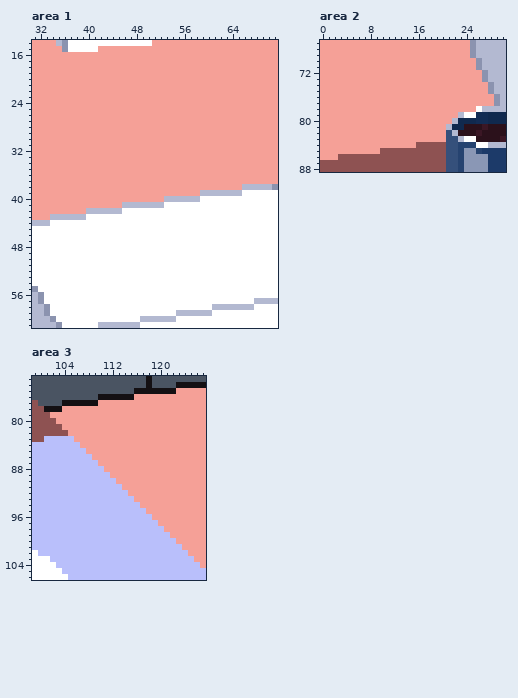
Pixel-art file, stored at Jun_2021/Breakfast.aseprite. Above is the file before it was changed.
128x128 pixels, 1 frame. Colours within 5 levels of each other are drawn and written as one. Shown: area 1: x 31..71, y 14..61; area 2: x 0..30, y 67..88; area 3: x 99..127, y 73..106.
The same view after the edit:
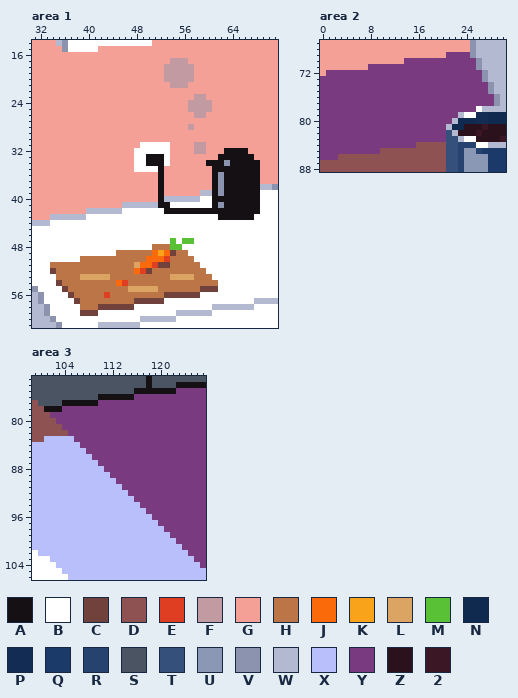
Palette (. is transparent): A #141013  B #ffffff  C #71413b  D #8e5252  E #df3e23  F #c29aa2  G #f5a097  H #bb7547  J #fa6a0a  K #f9a31b  L #dba463  M #59c135  N #10294e  P #122c54  Q #1c3a69  R #264370  S #4a5462  T #35507b  U #8a97b5  V #8b93af  W #b3b9d1  X #b9bffb  Y #793a80  Z #2b111b  2 #3b1725
Changes in this commit:
layer "Floor" added
layer "Plug" added
layer "Board" added
layer "Carrot" added
layer "Kettle" added
Changed rows in their new state; - is an unchanged pixel.
Area 1:
first column x 48:
17 ------FFF------------
18 -----FFFFF-----------
19 -----FFFFF-----------
20 -----FFFFF-----------
21 ------FFF------------
23 ----------FF---------
24 ---------FFFF--------
25 ---------FFFF--------
26 ----------FF---------
28 ---------F-----------
31 -BBBBB----FF---------
32 BBBBBB----FF---AAAA--
33 BBAAAB--------AAAAAA-
34 BBAAAB------AAAVAAAAA
35 BBBBA--------AAAAAAAA
36 ----A--------AVAAAAAA
37 ----A--------AVAAAAAA
38 ----A--------AVAAAAAA
39 ----A--------AVAAAAAA
40 ----A--------AAAAAAAA
41 ----AA-------AVAAAAAA
42 -----AAAAAAAAAAAAAAAA
43 --------------AAAAAA-
first column x 34:
47 --------------------M-MM----
48 -----------------HHHMM------
49 -----------HHHHHHJKJCHH-----
50 -----HHHHHHHHHHHJJJEHHHH----
51 HHHHHHHHHHHHHHLJJECCHHHHH---
52 CHHHHHHHHHHHHHJECHHHHHHHHH--
53 -HHHHLLLLLHHHHHHHHHHLLLLHHH-
54 -CHHHHHHHHHJEHHHHHHHHHHHHHHH
55 --CHHHHHHHHHHLLLLLHHHHHHHCCC
56 ---CHHHHHEHHHHHHHHHCCCCCC---
57 ----CHHHHHHHHHCCCCC---------
58 -----HHHCCCCCC--------------
59 -----CCC--------------------
Area 2, layer "Floor":
first column x 0:
69 ---------------------YYYY----
70 --------------YYYYYYYYYYYY---
71 --------YYYYYYYYYYYYYYYYYY---
72 -YYYYYYYYYYYYYYYYYYYYYYYYYY--
73 YYYYYYYYYYYYYYYYYYYYYYYYYYY--
74 YYYYYYYYYYYYYYYYYYYYYYYYYYYY-
75 YYYYYYYYYYYYYYYYYYYYYYYYYYYY-
76 YYYYYYYYYYYYYYYYYYYYYYYYYYYYY
77 YYYYYYYYYYYYYYYYYYYYYYYYYYYYY
78 YYYYYYYYYYYYYYYYYYYYYYYYYY---
79 YYYYYYYYYYYYYYYYYYYYYYY------
80 YYYYYYYYYYYYYYYYYYYYYY-------
81 YYYYYYYYYYYYYYYYYYYYY--------
82 YYYYYYYYYYYYYYYYYYYYY--------
83 YYYYYYYYYYYYYYYYYYYYY--------
84 YYYYYYYYYYYYYYYY-------------
85 YYYYYYYYYY-------------------
86 YYY--------------------------
Area 3, layer "Floor":
first column x 102:
 75 ---------------------YYYYY
 76 --------------YYYYYYYYYYYY
 77 --------YYYYYYYYYYYYYYYYYY
 78 --YYYYYYYYYYYYYYYYYYYYYYYY
 79 YYYYYYYYYYYYYYYYYYYYYYYYYY
 80 -YYYYYYYYYYYYYYYYYYYYYYYYY
 81 --YYYYYYYYYYYYYYYYYYYYYYYY
 82 ---YYYYYYYYYYYYYYYYYYYYYYY
 83 ----YYYYYYYYYYYYYYYYYYYYYY
 84 -----YYYYYYYYYYYYYYYYYYYYY
 85 ------YYYYYYYYYYYYYYYYYYYY
 86 -------YYYYYYYYYYYYYYYYYYY
 87 --------YYYYYYYYYYYYYYYYYY
 88 ---------YYYYYYYYYYYYYYYYY
 89 ----------YYYYYYYYYYYYYYYY
 90 -----------YYYYYYYYYYYYYYY
 91 ------------YYYYYYYYYYYYYY
 92 -------------YYYYYYYYYYYYY
 93 --------------YYYYYYYYYYYY
 94 ---------------YYYYYYYYYYY
 95 ----------------YYYYYYYYYY
 96 -----------------YYYYYYYYY
 97 ------------------YYYYYYYY
 98 -------------------YYYYYYY
 99 --------------------YYYYYY
100 ---------------------YYYYY
101 ----------------------YYYY
102 -----------------------YYY
103 ------------------------YY
104 -------------------------Y
Changed places in both pictures, as pixel boxes (x1, y1, x2, y2):
changed: (134, 58, 260, 220)
changed: (50, 238, 218, 316)
changed: (320, 52, 494, 160)
changed: (50, 388, 206, 568)
